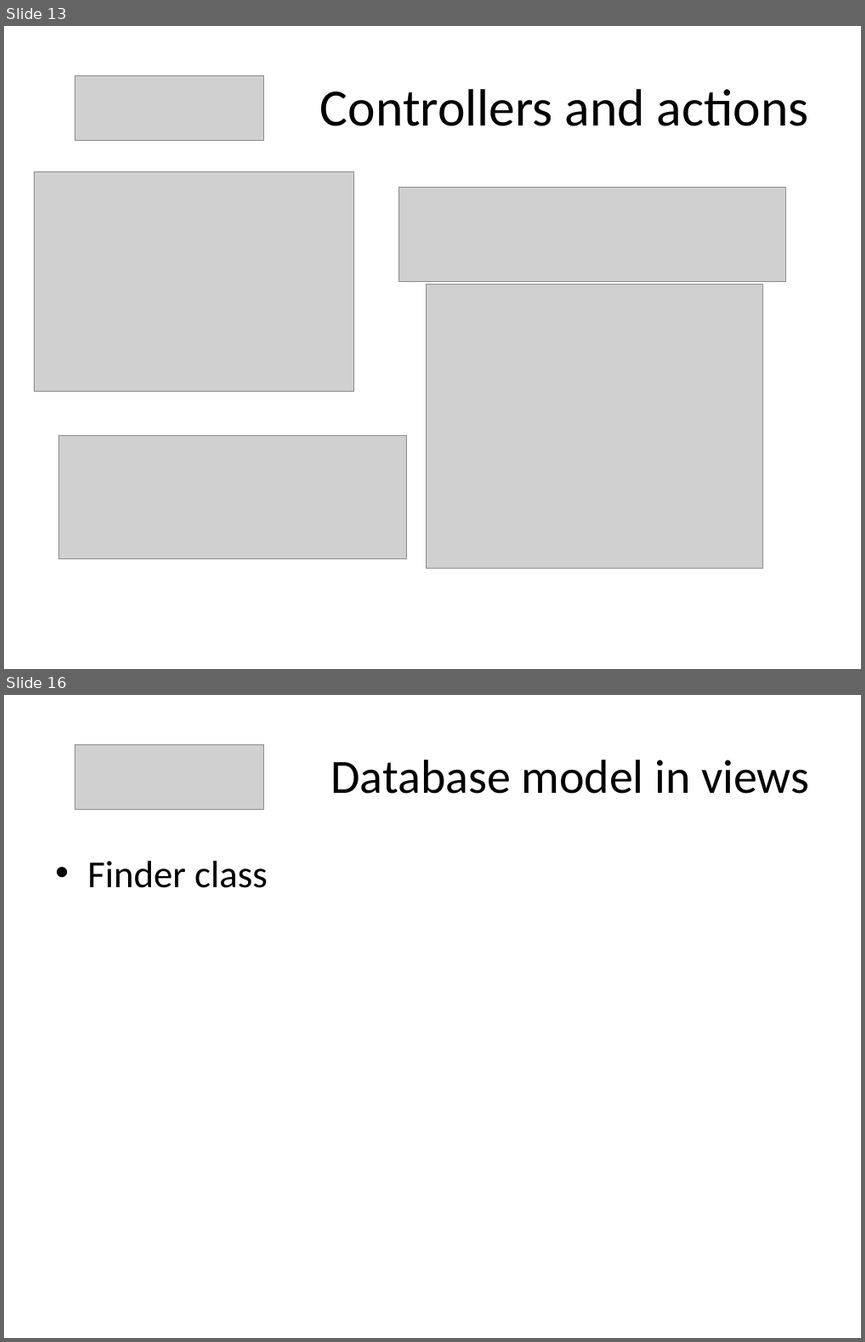
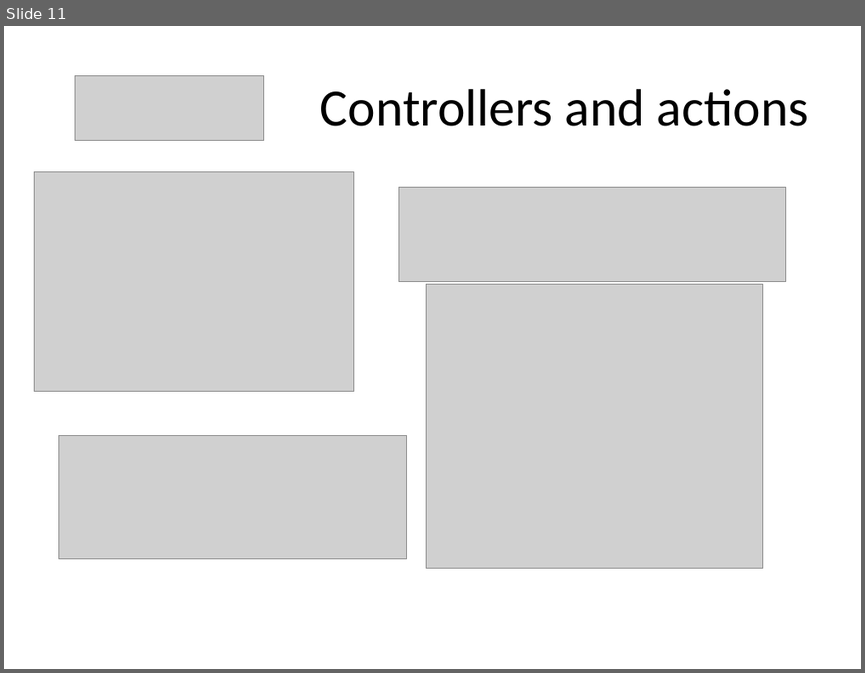
Before and after one commit to martadoberschuetz/dev_training, a slide deck: Play take 2.pptx. Shown one above the other, each under a label of ours: slides 13 and 16 before the commit, slide 11 after it; the slides between them are not shown. The pictures are 865x1342 and 865x673 pixels, drawn with LibreOffice and Linux fonts; fonts in the diff are those of the drawing; grey boxes stand for pictures. Boxes give left, top, right and bottom in pixels: in the first picture for what was removed or moved away, otherwise in the second. Text is boxed around its words. In the diff, an @@ line names an element or a change of style, - is before the commit and + after.

```diff
--- a/Play take 2.pptx
+++ b/Play take 2.pptx
@@ slide 16 removed at [4, 695, 861, 1338], background #FFFFFF @@
@@ picture removed at [75, 744, 263, 809] @@
@@ title removed at [331, 760, 809, 794] @@
-Database model in views
@@ text removed at [87, 861, 268, 888] @@
-• Finder class
@@ what was slide 13 is now slide 11 @@
```
Also in this commit, not shown: 7 slides changed, 2 other slides removed, 4 other files.
